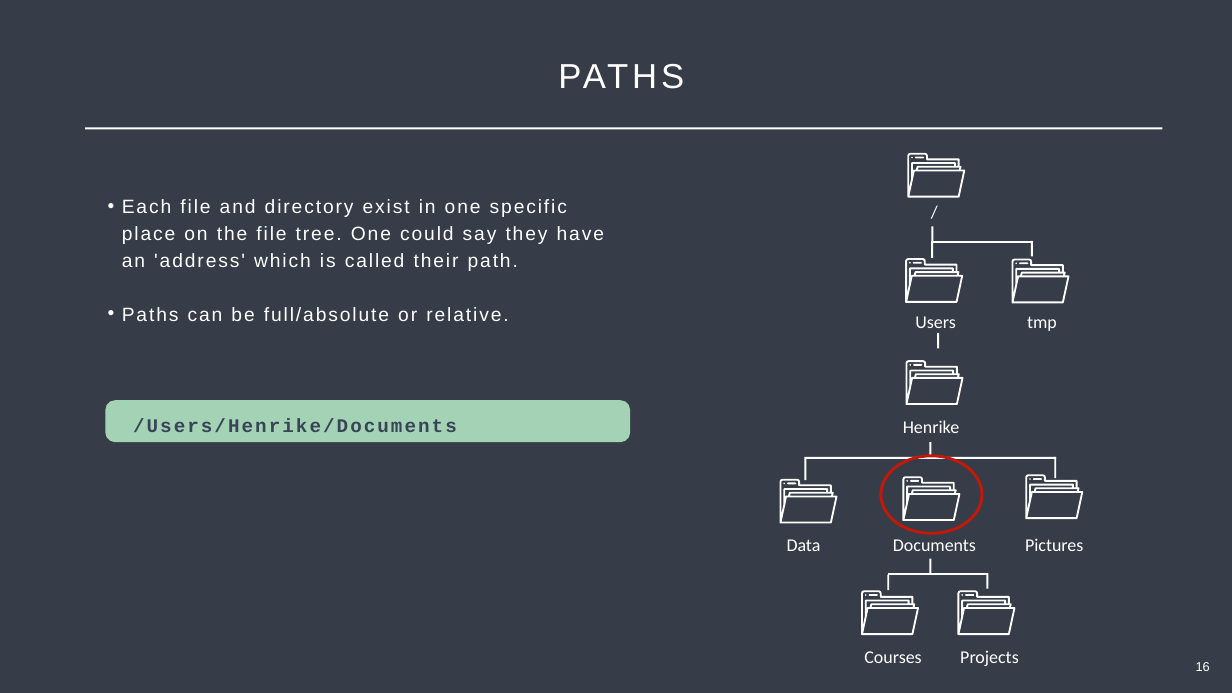
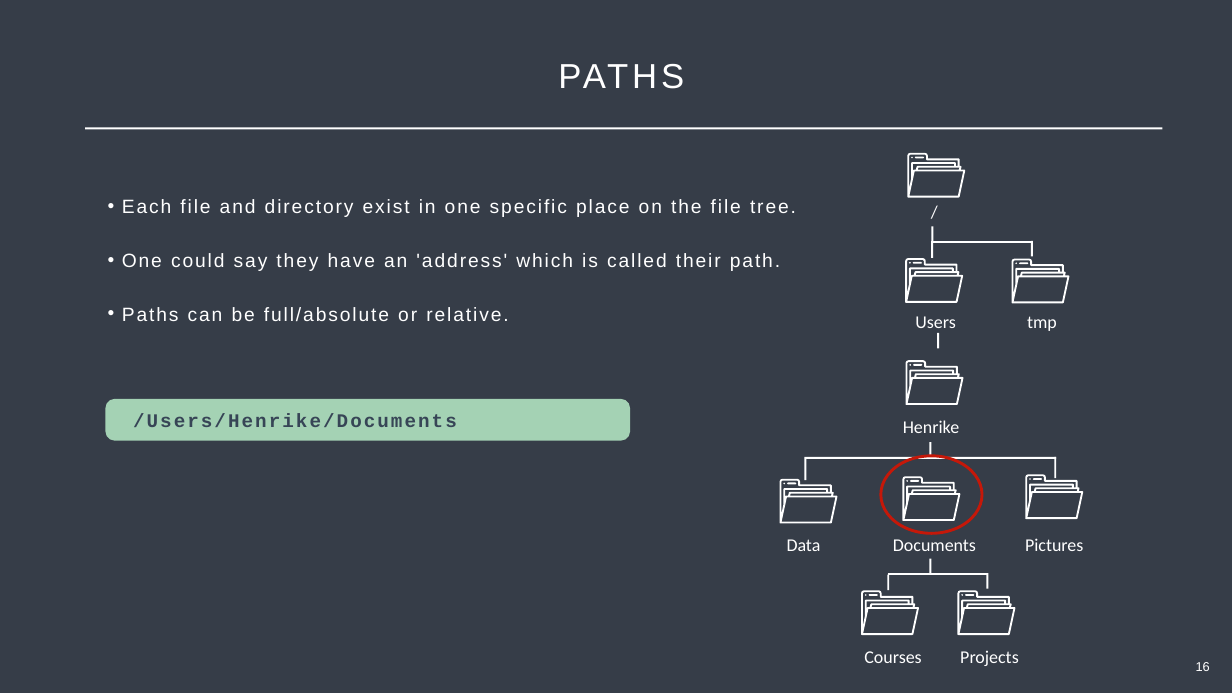
Before and after one commit to Center-for-Health-Data-Science/Just-Bash-It, a slide deck: slide 16 of Teachers/Just_Bash_It_Slideshow.pptx. Drawn at 1232x693 pixels with LibreOffice and Linux fonts; fonts in the diff are those of the drawing. Boxes give left, top, right and bottom in pixels: in the first picture for what was removed or moved away, otherwise in the second. Text is boxed around its words. In the diff, an @@ line names an element or a change of style, - is before the commit and + after.

```diff
--- a/Teachers/Just_Bash_It_Slideshow.pptx
+++ b/Teachers/Just_Bash_It_Slideshow.pptx
@@ text at box(122, 199, 796, 271): text changed @@
-• Each file and directory exist in one specific place on the file tree. One could say they have an 'address' which is called their path.
+• Each file and directory exist in one specific place on the file tree.
+• One could say they have an 'address' which is called their path.
@@ text "/Users/Henrike/Documents": place and size @@
-text "/Users/Henrike/Documents" at box(133, 418, 457, 432)
+text "/Users/Henrike/Documents" at box(133, 414, 457, 427)
```
Also in this commit, not shown: 26 other slides changed.
